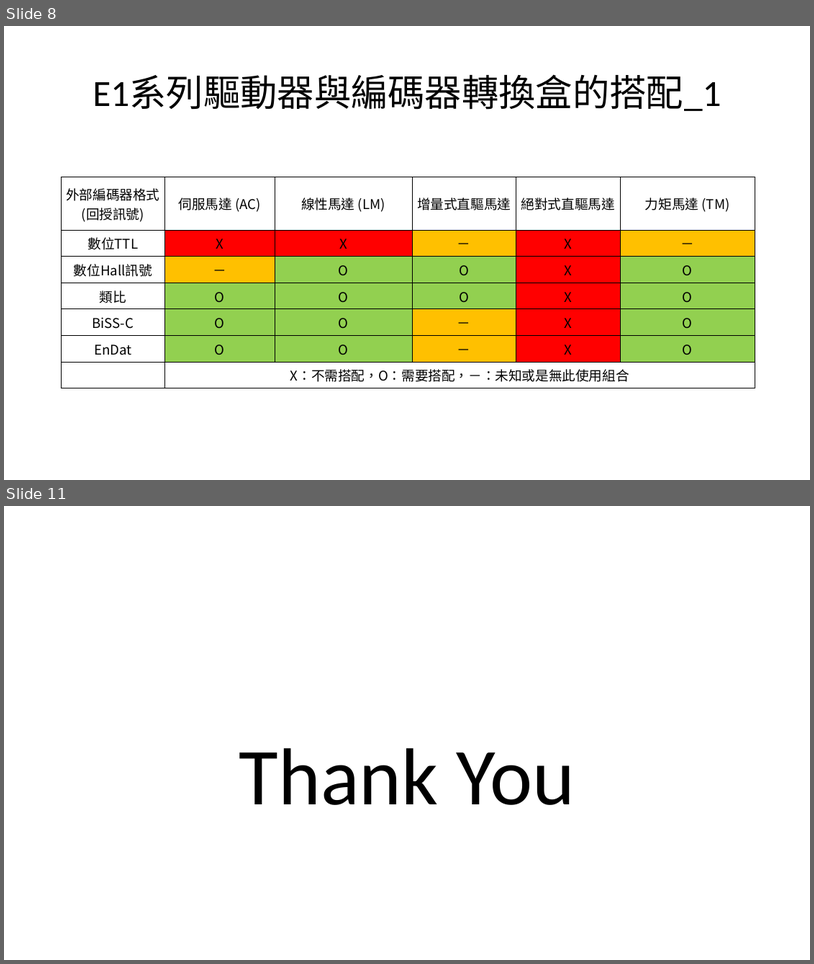
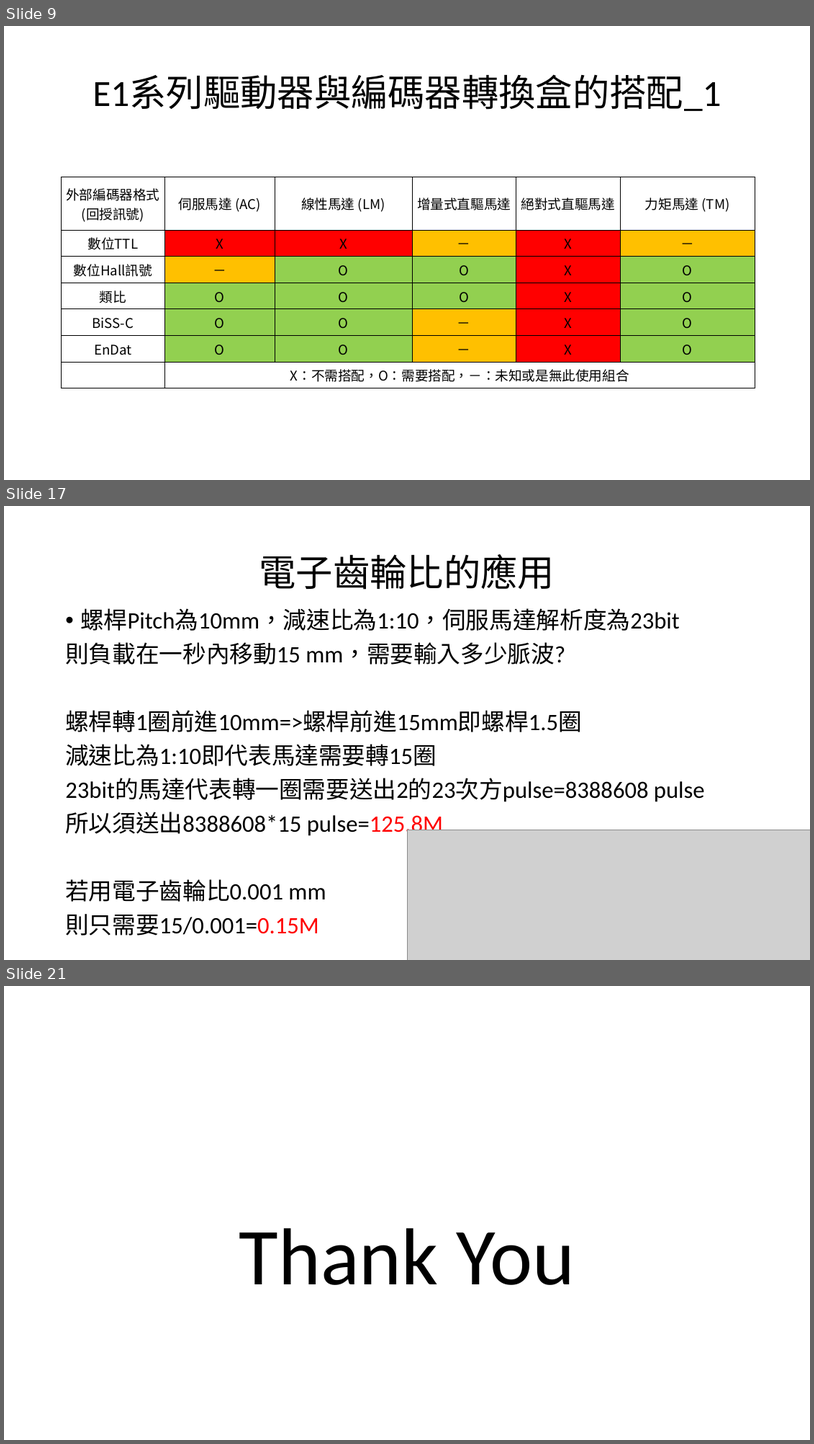
Before and after one commit to handsomeyo-wei/introduce-product-of-controllers-and-drivers, a slide deck: 產品簡介.pptx. Shown one above the other, each under a label of ours: slides 8 and 11 before the commit, slides 9, 17 and 21 after it; the slides between them are not shown. The pictures are 814x964 and 814x1444 pixels, drawn with LibreOffice and Linux fonts; fonts in the diff are those of the drawing; grey boxes stand for pictures. Boxes give left, top, right and bottom in pixels: in the first picture for what was removed or moved away, otherwise in the second. Text is boxed around its words. In the diff, an @@ line names an element or a change of style, - is before the commit and + after.

```diff
--- a/產品簡介.pptx
+++ b/產品簡介.pptx
@@ slide 17 added at box(4, 506, 810, 960), background #FFFFFF @@
@@ title added at box(259, 554, 555, 590), 44 pt, text #000000 @@
+電子齒輪比的應用
@@ text added at box(65, 608, 705, 935), 28 pt, text #000000 @@
+• 螺桿Pitch為10mm，減速比為1:10，伺服馬達解析度為23bit
+則負載在一秒內移動15 mm，需要輸入多少脈波?
+螺桿轉1圈前進10mm=>螺桿前進15mm即螺桿1.5圈
+減速比為1:10即代表馬達需要轉15圈
+23bit的馬達代表轉一圈需要送出2的23次方pulse=8388608 pulse
+所以須送出8388608*15 pulse=125.8M
+若用電子齒輪比0.001 mm
+則只需要15/0.001=0.15M
@@ picture added at box(407, 830, 810, 960) @@
@@ what was slide 8 is now slide 9 @@
@@ what was slide 11 is now slide 21 @@
```
Also in this commit, not shown: 3 slides changed, 10 other slides added.
